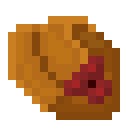
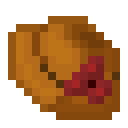
Layers edited between the first and the second 128px x 128px image:
painted on "Layer 5" over [8, 16, 120, 112]
